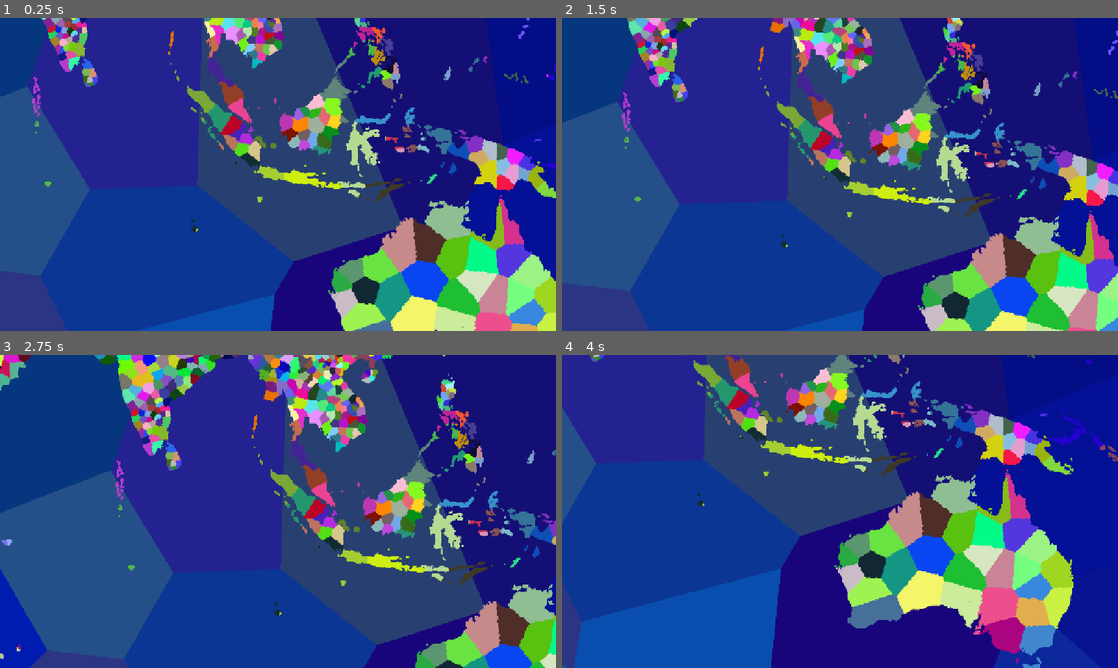
Above: before the commit, frames 1-4 (two rows, left to right).
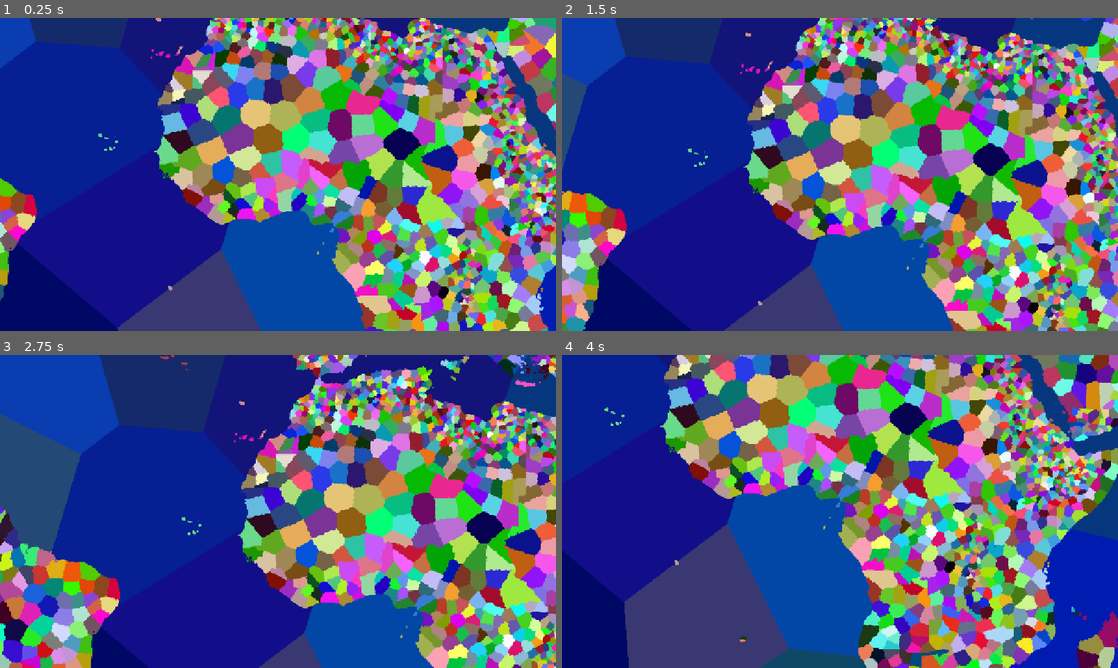
Above: after the commit, the same moments.

Repository: obamin6120/mgs-1
Game: Godot game, scene res://background.tscn
The game is run twice, just before and just after one commit, with the same random seed, the same clock (stepped at 60 frames per second) and the same inputs.
Inputs (mouse positions are in pixels of both pictures, inside the frame that each line leads up to):
- Up to frame 1 (0.25 s): no input
- Up to frame 2 (1.5 s): tap Enter at 0.5 s; move the mouse to (962, 158) at 0.52 s; click (962, 158) at 0.67 s; tap Space at 1.25 s; drag from (728, 190) to (812, 237) at 1.27 s
- Up to frame 3 (2.75 s): tap Enter at 2 s; move the mouse to (333, 442) at 2.02 s; click (333, 442) at 2.17 s
- Up to frame 4 (4 s): tap Space at 2.75 s; drag from (812, 574) to (673, 464) at 2.77 s; tap Enter at 3.5 s; move the mouse to (1006, 558) at 3.52 s; click (1006, 558) at 3.67 s

The runs differ from the first frame. In frame 1, 93% of the frame differs, in the area x 0-100%, y 0-100%; in frame 2, 92%; in frame 3, 89%; in frame 4, 95%.

Commit message:
hi

Diff:
--- /dev/null
+++ b/ProvinceSelector.gd
@@ -0,0 +1,40 @@
+
+extends Sprite2D
+
+@export var database: Node
+
+func _unhandled_input(event):
+	if event is InputEventScreenTouch and event.pressed:
+		select_province(event.position)
+
+	elif event is InputEventMouseButton:
+		if event.pressed and event.button_index == MOUSE_BUTTON_LEFT:
+			select_province(event.position)
+
+
+func select_province(screen_position: Vector2):
+	var local_position = get_global_transform_with_canvas().affine_inverse() * screen_position
+
+	var rect = get_rect()
+
+	if not rect.has_point(local_position):
+		return
+
+	var uv = (local_position - rect.position) / rect.size
+
+	if flip_h:
+		uv.x = 1.0 - uv.x
+	if flip_v:
+		uv.y = 1.0 - uv.y
+
+	var image = texture.get_image()
+
+	var px = int(uv.x * image.get_width())
+	var py = int(uv.y * image.get_height())
+
+	var province_id = database.get_province_id(px, py)
+
+	if province_id != 0:
+		print("Selected Province ID: ", province_id)
+	else:
+		print("No province found.")
--- a/background.tscn
+++ b/background.tscn
@@ -2,14 +2,17 @@
 
 [ext_resource type="Texture2D" uid="uid://bx8oge358xgjj" path="res://final map.png" id="1_oabld"]
 [ext_resource type="Script" uid="uid://bky56hx4ntu0y" path="res://cameraview.gd" id="2_i7s6n"]
+[ext_resource type="Script" uid="uid://dqq6pyd88lj6s" path="res://ProvinceSelector.gd" id="3_splo0"]
 [ext_resource type="Script" uid="uid://ynayiqloolih" path="res://ProvinceDatabase.gd" id="3_xehqc"]
 
 [node name="Node2D" type="Node2D" unique_id=938747289]
 script = ExtResource("2_i7s6n")
 
-[node name="Sprite2D" type="Sprite2D" parent="." unique_id=1952950748]
-position = Vector2(1120, 905)
+[node name="Sprite2D" type="Sprite2D" parent="." unique_id=1952950748 node_paths=PackedStringArray("database")]
+position = Vector2(2800, 1200)
 texture = ExtResource("1_oabld")
+script = ExtResource("3_splo0")
+database = NodePath("../ProvenceDatabase")
 
 [node name="Camera2D" type="Camera2D" parent="." unique_id=1546792871]
 position = Vector2(2803, 1211)
Not shown, added: ProvinceSelector.gd.uid
